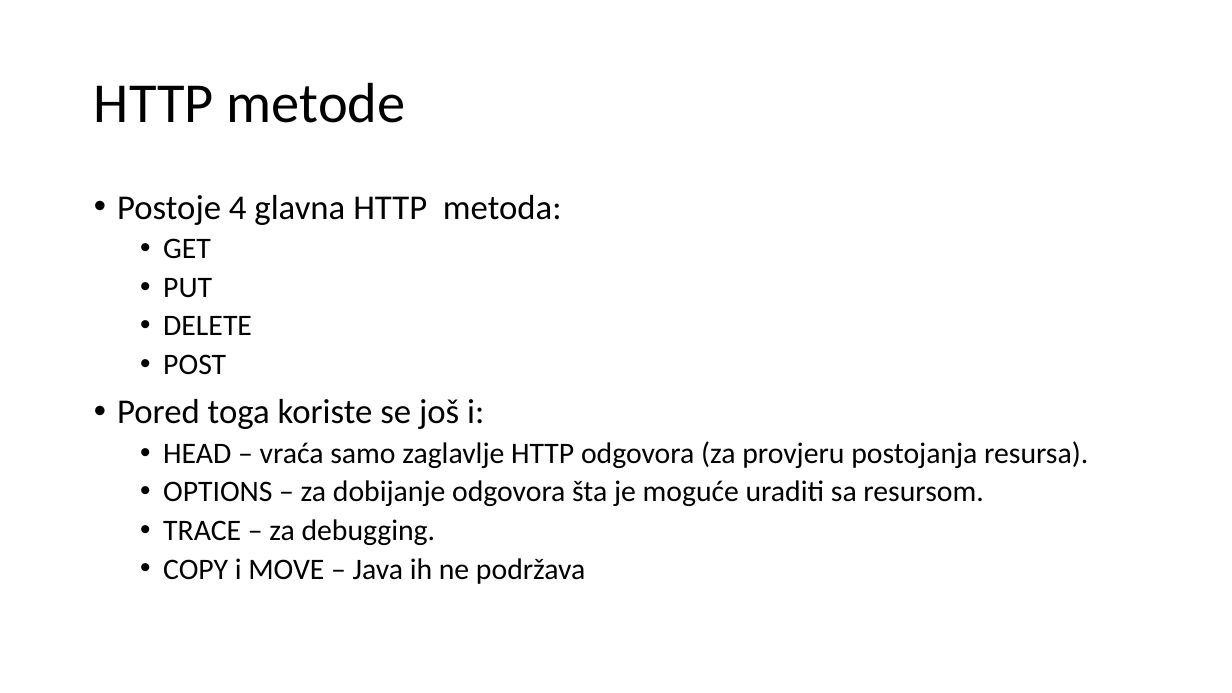
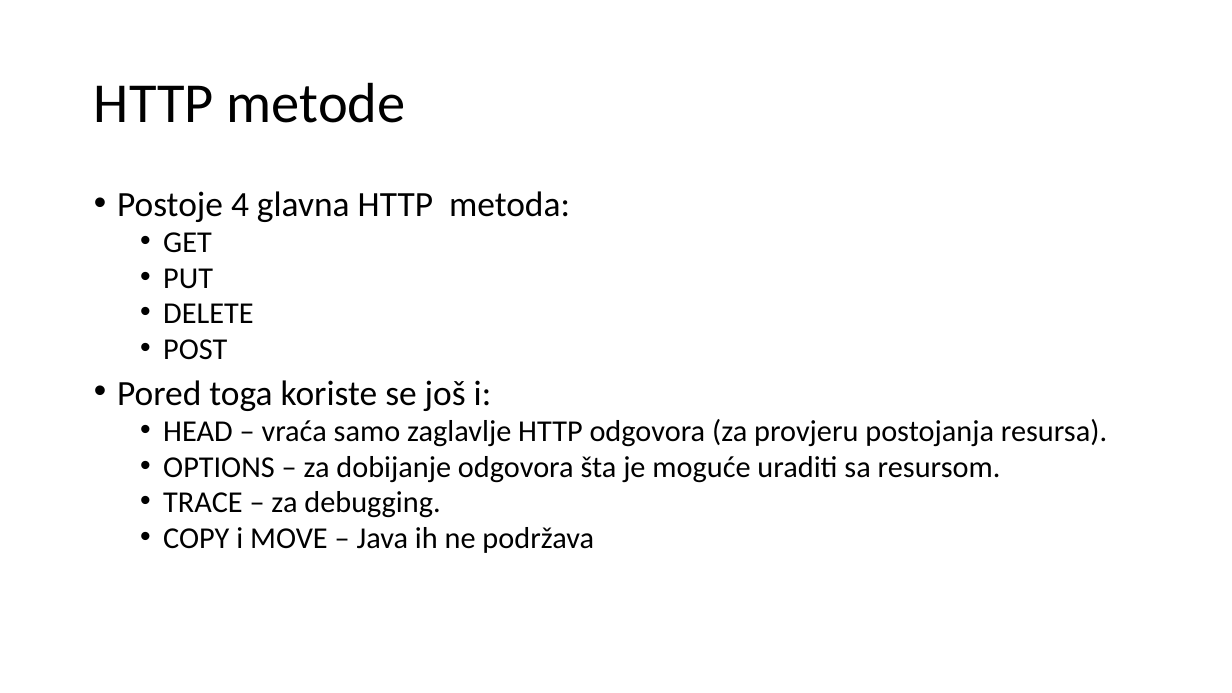
Before and after one commit to nnMan1/racunarske_mreze, a slide deck: slide 102 of Materijali/MreznoProgramiranjeJava/Mrežno programiranje - Java.pptx. Drawn at 1232x693 pixels with LibreOffice and Linux fonts; fonts in the diff are those of the drawing. Boxes give left, top, right and bottom in pixels: in the first picture for what was removed or moved away, otherwise in the second. Text is boxed around its words. In the diff, an @@ line names an element or a change of style, - is before the commit and + after.

```diff
--- a/Materijali/MreznoProgramiranjeJava/Mrežno programiranje - Java.pptx
+++ b/Materijali/MreznoProgramiranjeJava/Mrežno programiranje - Java.pptx
@@ text "Postoje 4 glavna HTTP metoda:" at [117,191,1107,553]: size 27.1 to 27.5 pt in "Postoje 4 glavna HTTP metoda:", "Pored toga koriste se još i:"; size 23.2 to 23.6 pt in "GET", "PUT", "DELETE", "POST" and 4 more places; line spacing 0.9 to 0.8 @@
```
Also in this commit, not shown: 95 other slides changed, 7 other files.
